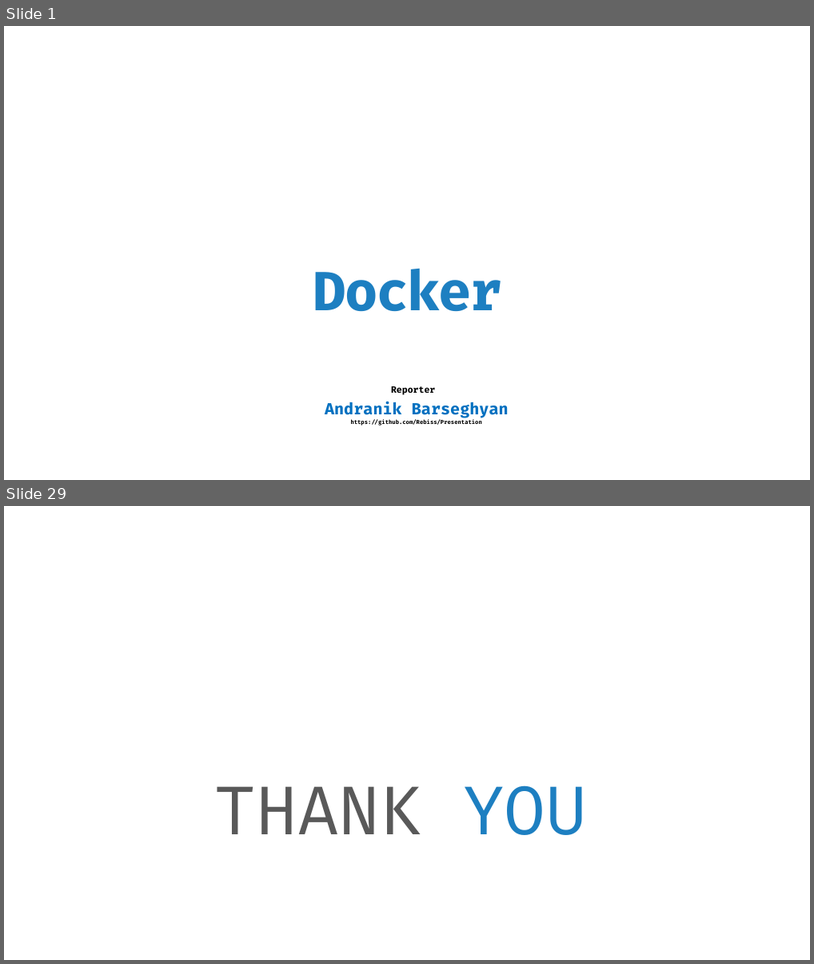
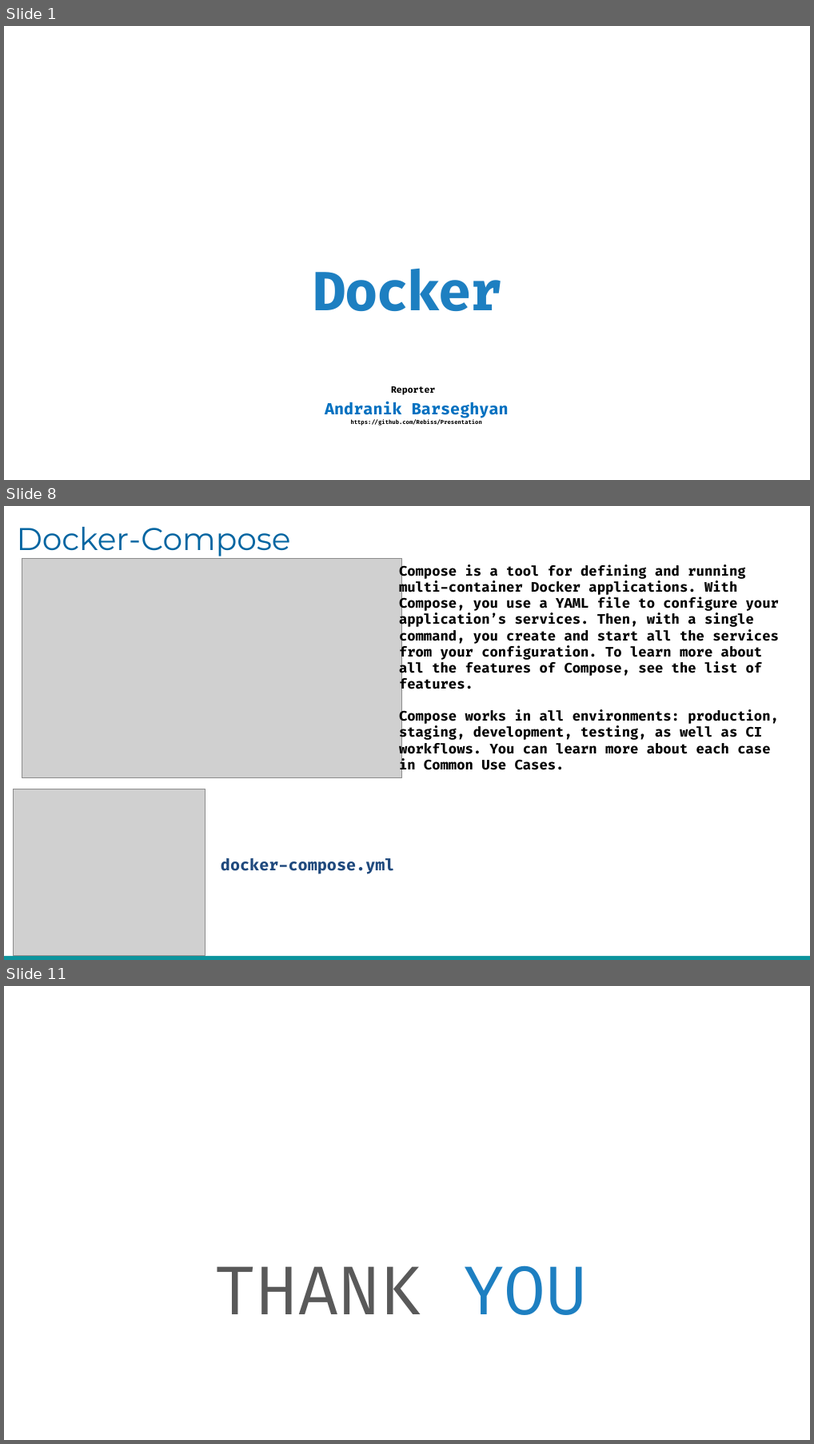
Before and after one commit to nikbarseghyan/Presentation, a slide deck: Docker.pptx. Shown one above the other, each under a label of ours: slides 1 and 29 before the commit, slides 1, 8 and 11 after it; the slides between them are not shown. The pictures are 814x964 and 814x1444 pixels, drawn with LibreOffice and Linux fonts; fonts in the diff are those of the drawing; grey boxes stand for pictures; background and template pictures are left out. Boxes give left, top, right and bottom in pixels: in the first picture for what was removed or moved away, otherwise in the second. Text is boxed around its words. In the diff, an @@ line names an element or a change of style, - is before the commit and + after.

Commit message:
Docker

```diff
--- a/Docker.pptx
+++ b/Docker.pptx
@@ slide 8 added at [4,506,810,960], background #FFFFFF @@
@@ text added at [17,527,291,556], 28 pt, text #0365A1 @@
+Docker-Compose
@@ picture added at [22,559,402,778] @@
@@ text added at [399,565,779,774], 12 pt, text #000000, bold @@
+Compose is a tool for defining and running
+multi-container Docker applications. With
+Compose, you use a YAML file to configure your application’s services. Then, with a single
+command, you create and start all the services from your configuration. To learn more about
+all the features of Compose, see the list of
+features.
+Compose works in all environments: production, staging, development, testing, as well as CI
+workflows. You can learn more about each case
+in Common Use Cases.
@@ picture added at [14,788,206,955] @@
@@ text added at [221,858,395,874], 14 pt, text #1F497D, bold @@
+docker-compose.yml
@@ rectangle added at [4,956,810,960], fill #0D949D @@
@@ what was slide 29 is now slide 11 @@
```
Also in this commit, not shown: 1 slide changed, 7 other slides added, 26 slides removed.
